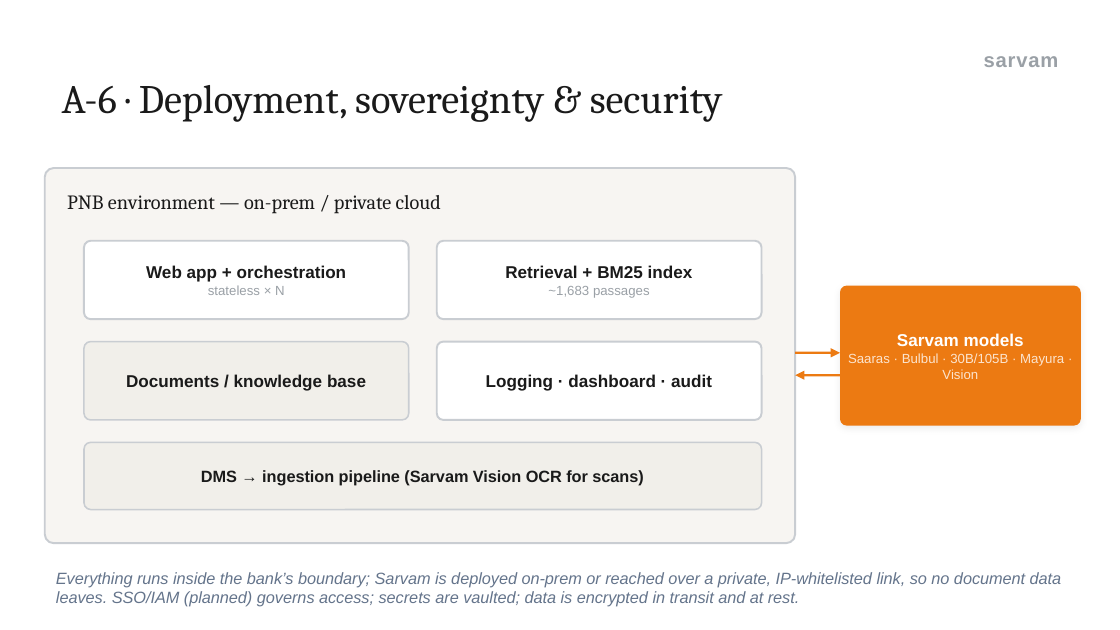
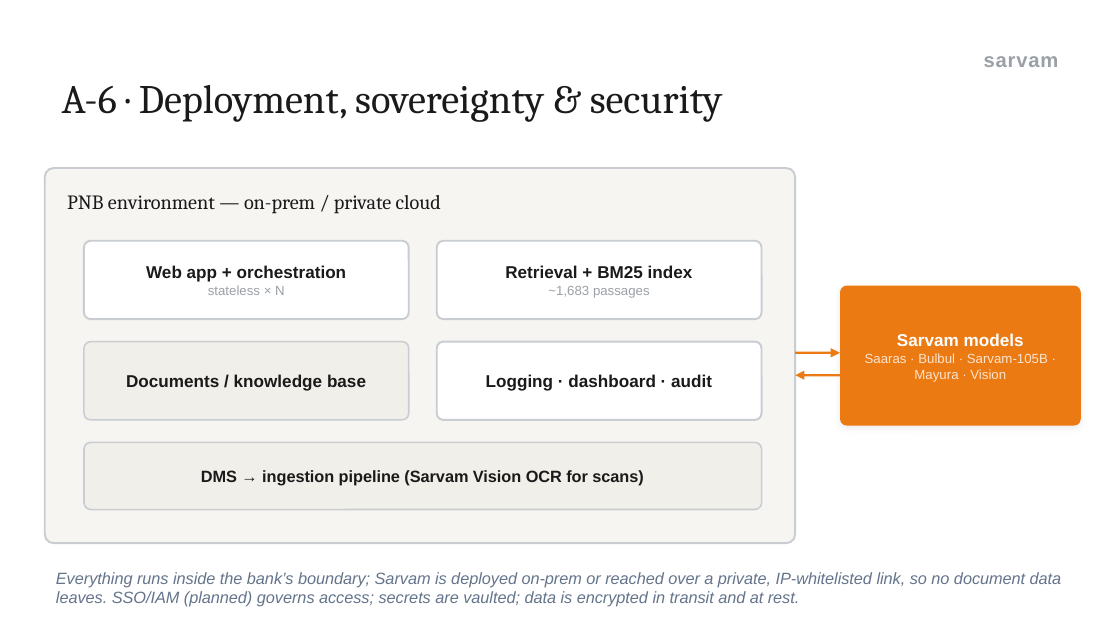
Before and after one commit to vihb09/pnb-sahayak, a slide deck: slide 20 of docs/decks/PNB-Sahayak-Business-Case-and-Architecture.pptx (slide 17 before the commit). Drawn at 1120x630 pixels with LibreOffice and Linux fonts; fonts in the diff are those of the drawing. Boxes give left, top, right and bottom in pixels: in the first picture for what was removed or moved away, otherwise in the second. Text is boxed around its words. In the diff, an @@ line names an element or a change of style, - is before the commit and + after.

```diff
--- a/docs/decks/PNB-Sahayak-Business-Case-and-Architecture.pptx
+++ b/docs/decks/PNB-Sahayak-Business-Case-and-Architecture.pptx
@@ text at (x1=865, y1=353, x2=1048, y2=382): text changed @@
-Saaras · Bulbul · 30B/105B · Mayura · Vision
+Saaras · Bulbul · Sarvam-105B · Mayura · Vision
```
Also in this commit, not shown: 9 other slides changed, 3 slides added, 8 other files.
